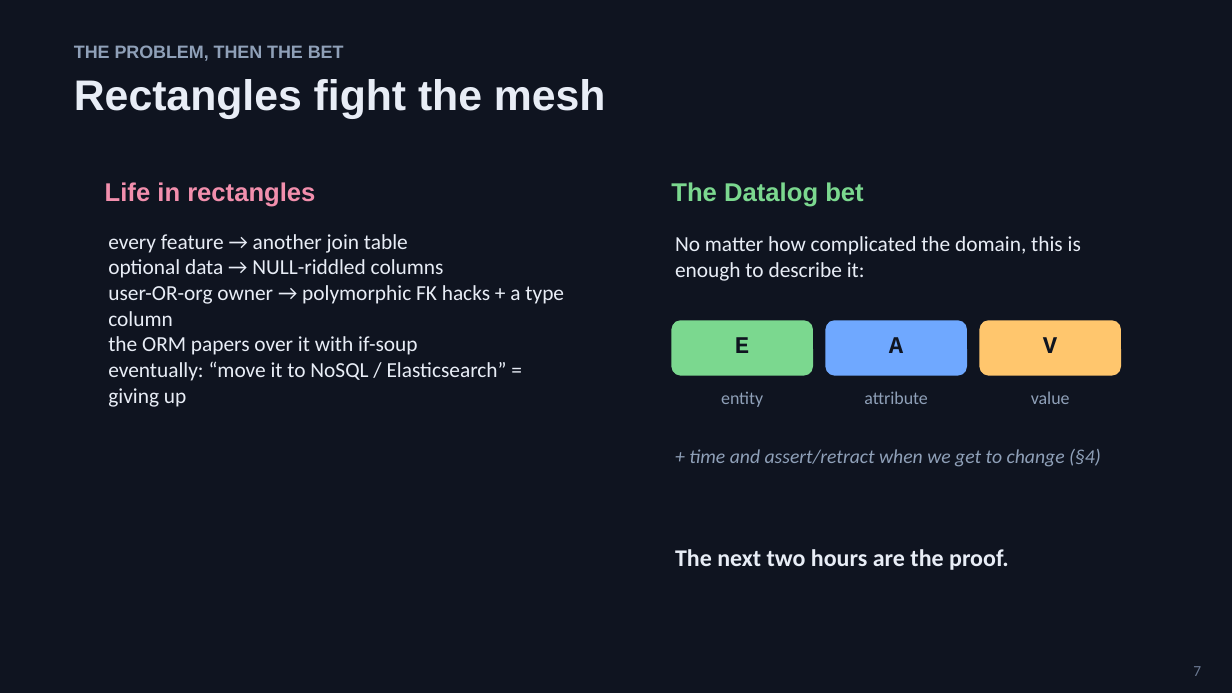
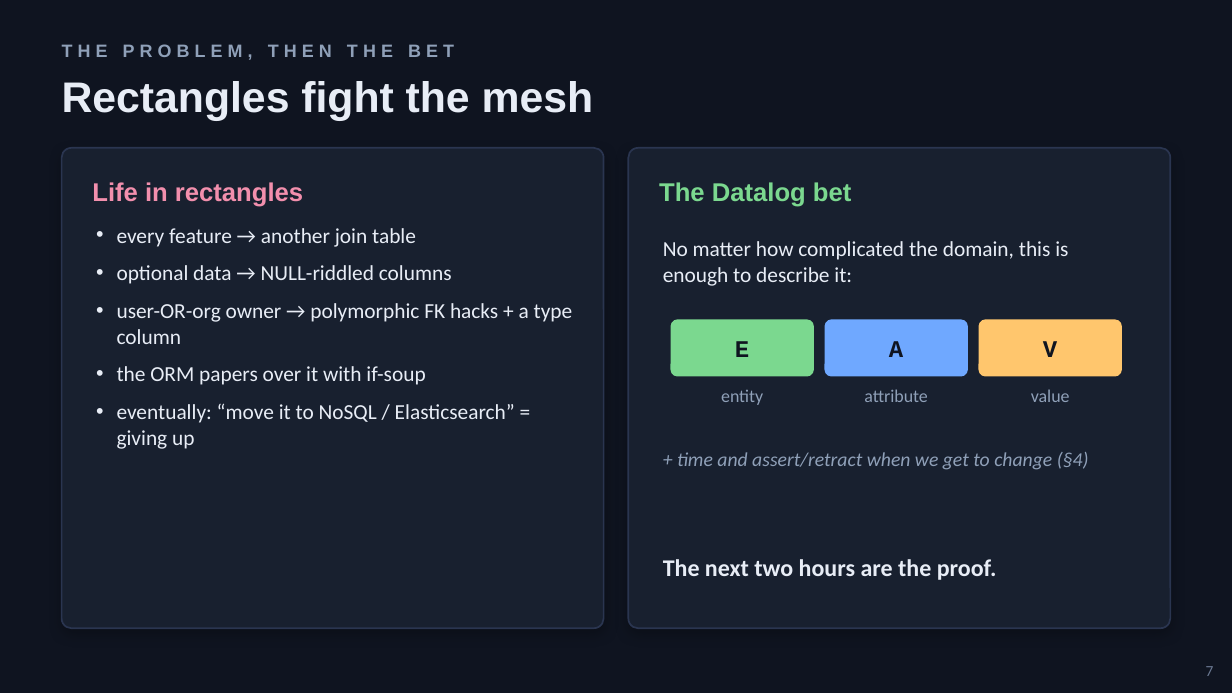
Before and after one commit to 4coders-com-br/datomic-model, a slide deck: slide 7 of domain-modeling-with-datoms.pptx. Drawn at 1232x693 pixels with LibreOffice and Linux fonts; fonts in the diff are those of the drawing. Boxes give left, top, right and bottom in pixels: in the first picture for what was removed or moved away, otherwise in the second. Text is boxed around its words. In the diff, an @@ line names an element or a change of style, - is before the commit and + after.

```diff
--- a/domain-modeling-with-datoms.pptx
+++ b/domain-modeling-with-datoms.pptx
@@ text "THE PROBLEM, THEN THE BET" at <box>62,44,454,60</box>: letter spacing 0 to 3 pt; vertical alignment top to middle @@
@@ rounded rectangle added at <box>62,148,604,628</box>, fill #18202F, outline #2A3550 1 pt @@
@@ rounded rectangle added at <box>628,148,1170,628</box>, fill #18202F, outline #2A3550 1 pt @@
@@ text "every feature → another join ..." at <box>117,228,573,449</box>: bullet none to •; more space between paragraphs @@
@@ rounded rectangle "E" at <box>671,320,813,376</box>: vertical alignment top to middle; outline none to #7BD88F 1 pt; proportions changed @@
@@ rounded rectangle "A" at <box>825,320,967,376</box>: vertical alignment top to middle; outline none to #6FA8FF 1 pt; proportions changed @@
@@ rounded rectangle "V" at <box>979,320,1121,376</box>: vertical alignment top to middle; outline none to #FFC66D 1 pt; proportions changed @@
@@ vertical alignment top to middle in 10 elements at <box>1206,666,1214,676</box>, <box>62,81,594,121</box>, <box>92,182,303,207</box>, <box>659,182,851,207</box>, <box>663,241,1068,286</box>, <box>721,390,763,405</box>, <box>864,389,927,402</box>, <box>1031,389,1070,402</box>, <box>677,452,1089,470</box>, <box>663,559,997,580</box> @@
```
Also in this commit, not shown: 54 other slides changed.
